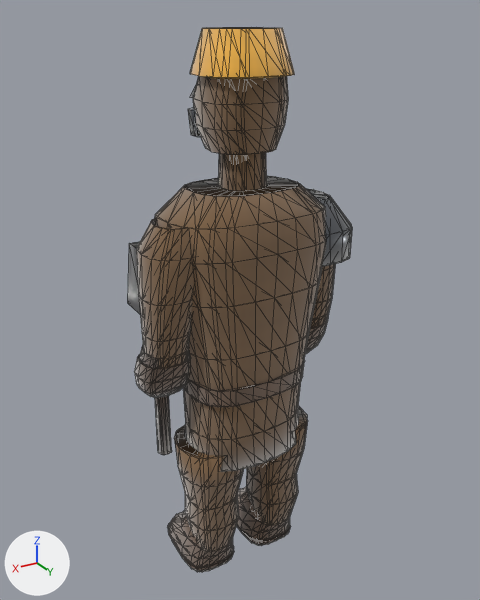
The glTF model public/assets/models/characters/engineer.glb, before and after one commit.
The view is the same before and after, from a 50 mm lens placed at (1.029, 1.7, 1.895), pointed at (-0.016, -0.042, 1.025). The lights are fixed; the arrows at lower left show +X, +Y and +Z. The first picture is the older version. Mesh edges are drawn as thin lines. Where no turn or scale is listed for an object, it has been applied to the vertices. Vertices at exactly the same position are counted once.

The first picture shows 'LOD0_PROD_body', 'LOD0_PROD_weapon', 'LOD1_PROD_body', 'LOD2_PROD_body' and 1 more.
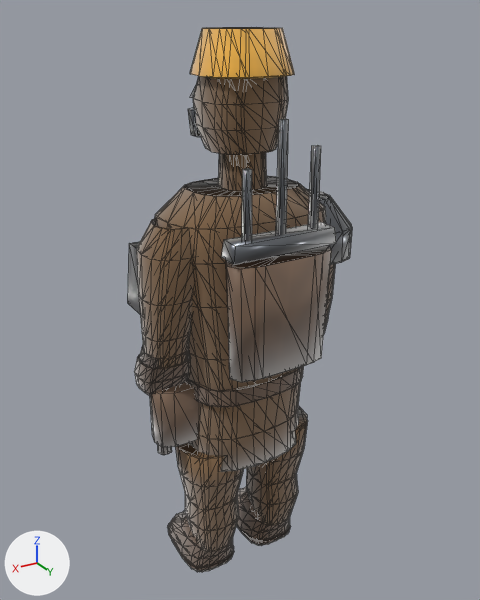
The change, as JSON lines over the scene's bpy script:
```json
{"block": "me_lod0_prod_body_006", "where": "# used by ob_lod0_prod_body; location = (0.0, 0.0, 0.0)"}
{"op": "remove", "block": "me_lod0_prod_body_006", "code": "me_lod0_prod_body_006.from_pydata(...)  # 1110 vertices, 1848 faces; spans x -0.39..0.36, y -0.25..0.16, z 0.01..1.86"}
{"op": "add", "block": "me_lod0_prod_body_006", "code": "me_lod0_prod_body_006.from_pydata(...)  # 1186 vertices, 1976 faces; spans x -0.39..0.36, y -0.25..0.26, z 0.01..1.86"}
{"block": "me_lod0_prod_body_006", "change": "me_lod0_prod_body_006 part 1: the loose piece of 8 vertices spanning x -0.08..-0.03, y -0.11..-0.09, z 1.65..1.67 is copied, and the copy is scaled about its middle by (0.357, 0.966, 11.5), then moved by (-0.06, 0.31, -0.23), in mat_mat_engineer_metal; it spans x -0.12..-0.1, y 0.2..0.22, z 1.3..1.56"}
{"block": "me_lod0_prod_body_006", "change": "me_lod0_prod_body_006 part 2: the loose piece of 8 vertices spanning x -0.02..0.02, y -0.14..-0.09, z 1.58..1.69 is copied, and the copy is scaled about its middle by (0.56, 0.455, 3.14), then moved by (0.0, 0.33, -0.17); it spans x -0.01..0.01, y 0.2..0.22, z 1.3..1.64"}
{"block": "me_lod0_prod_body_006", "change": "me_lod0_prod_body_006 part 3: the loose piece of 8 vertices spanning x 0.03..0.08, y -0.11..-0.09, z 1.65..1.67 is copied, and the copy is scaled about its middle by (0.357, 0.966, 9.7), then moved by (0.06, 0.31, -0.25), in mat_mat_engineer_metal; it spans x 0.1..0.12, y 0.2..0.22, z 1.3..1.52"}
{"block": "me_lod0_prod_body_006", "change": "me_lod0_prod_body_006 part 4: the loose piece of 8 vertices spanning x -0.03..0.03, y -0.19..-0.17, z 1.1..1.22 is copied, and the copy is scaled about its middle by (5.31, 3.06, 0.444), then moved by (0.0, 0.39, 0.14), in mat_mat_engineer_metal; it spans x -0.17..0.17, y 0.18..0.24, z 1.27..1.33"}
{"block": "me_lod0_prod_body_006", "change": "me_lod0_prod_body_006 part 5: a new loose piece of 22 vertices spanning x -0.18..0.18, y 0.15..0.26, z 0.9..1.26, in mat_mat_engineer_leather"}
{"block": "me_lod0_prod_body_006", "change": "me_lod0_prod_body_006 part 6: a new loose piece of 22 vertices spanning x 0.13..0.33, y -0.08..0.04, z 0.6..0.8, in mat_mat_engineer_leather"}
{"block": "me_lod1_prod_body_006", "where": "# used by ob_lod1_prod_body; location = (0.0, 0.0, 0.0)"}
{"op": "remove", "block": "me_lod1_prod_body_006", "code": "me_lod1_prod_body_006.from_pydata(...)  # 650 vertices, 1068 faces; spans x -0.39..0.36, y -0.26..0.16, z 0.01..1.86"}
{"op": "add", "block": "me_lod1_prod_body_006", "code": "me_lod1_prod_body_006.from_pydata(...)  # 664 vertices, 1092 faces; spans x -0.39..0.36, y -0.26..0.26, z 0.01..1.86"}
{"block": "me_lod1_prod_body_006", "change": "me_lod1_prod_body_006 part 7: a new loose piece of 14 vertices spanning x -0.18..0.18, y 0.16..0.26, z 0.9..1.26, in mat_mat_engineer_body"}
```

Boxes (x1, y1, x2, y2) around the edits, measured in the pictures (480 x 600 px):
```json
{"part": 1, "of": "me_lod0_prod_body_006", "change": "added", "after": [308, 145, 321, 229]}
{"part": 2, "of": "me_lod0_prod_body_006", "change": "added", "after": [276, 119, 289, 235]}
{"part": 3, "of": "me_lod0_prod_body_006", "change": "added", "after": [242, 168, 252, 242]}
{"part": 4, "of": "me_lod0_prod_body_006", "change": "added", "after": [222, 222, 336, 265]}
{"part": 5, "of": "me_lod0_prod_body_006", "change": "added", "after": [227, 245, 332, 382]}
{"part": 6, "of": "me_lod0_prod_body_006", "change": "added", "after": [150, 381, 198, 448]}
{"part": 7, "of": "me_lod1_prod_body_006", "change": "added", "after": [229, 245, 328, 381]}
```
